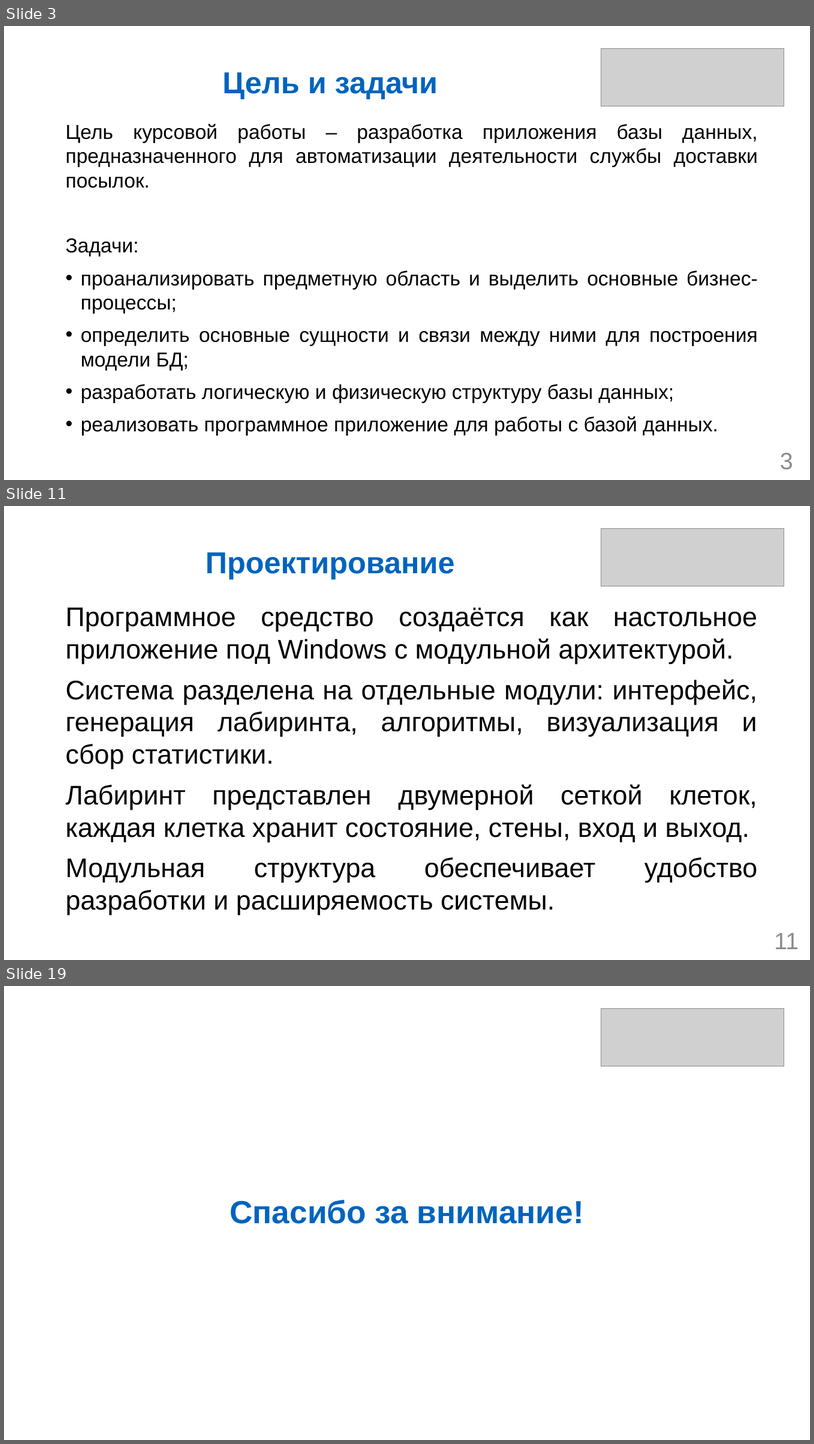
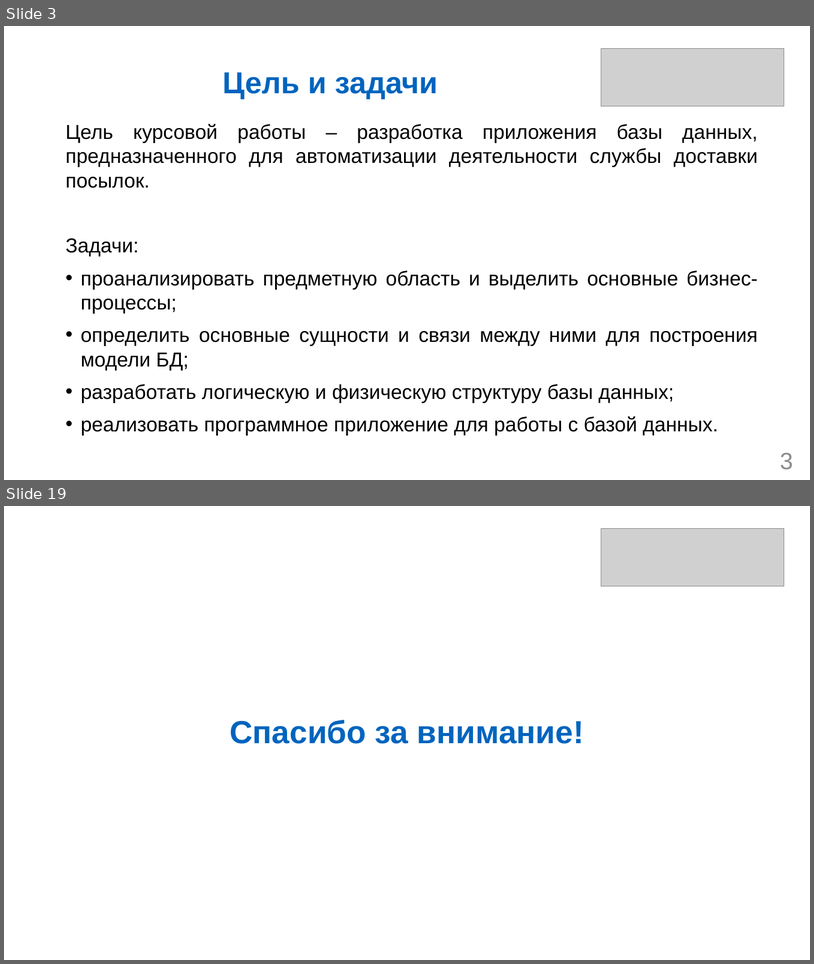
Before and after one commit to DimaDima51/db-coursework, a slide deck: Котельников ИВТб23о-1 Курсовая работа.pptx. Shown one above the other, each under a label of ours: slides 3, 11 and 19 before the commit, slides 3 and 19 after it; the slides between them are not shown. The pictures are 814x1444 and 814x964 pixels, drawn with LibreOffice and Linux fonts; fonts in the diff are those of the drawing; grey boxes stand for pictures. Boxes give left, top, right and bottom in pixels: in the first picture for what was removed or moved away, otherwise in the second. Text is boxed around its words. In the diff, an @@ line names an element or a change of style, - is before the commit and + after.

```diff
--- a/Котельников ИВТб23о-1 Курсовая работа.pptx
+++ b/Котельников ИВТб23о-1 Курсовая работа.pptx
@@ slide 11 removed at (4, 506, 810, 960), background #FFFFFF @@
@@ picture removed at (601, 528, 785, 586) @@
@@ title removed at (206, 552, 455, 579) @@
-Проектирование
@@ text removed at (66, 607, 758, 915) @@
-Программное средство создаётся как настольное приложение под Windows с модульной архитектурой.
-Система разделена на отдельные модули: интерфейс, генерация лабиринта, алгоритмы, визуализация и сбор статистики.
-Лабиринт представлен двумерной сеткой клеток, каждая клетка хранит состояние, стены, вход и выход.
-Модульная структура обеспечивает удобство разработки и расширяемость системы.
@@ page number removed at (774, 933, 799, 949) @@
-11
```
Also in this commit, not shown: 3 slides changed, 12 slides added, 11 other slides removed, 6 other files.
